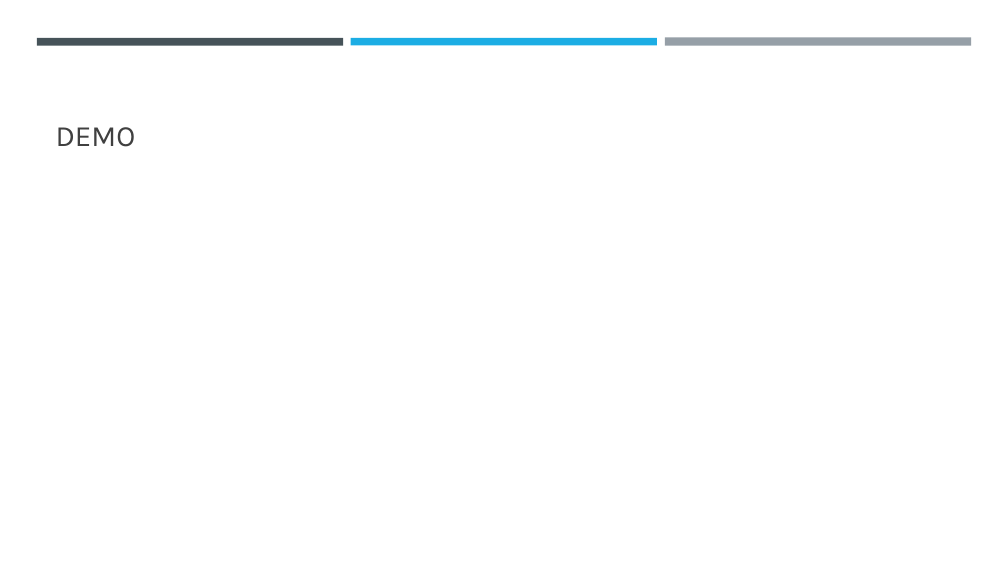
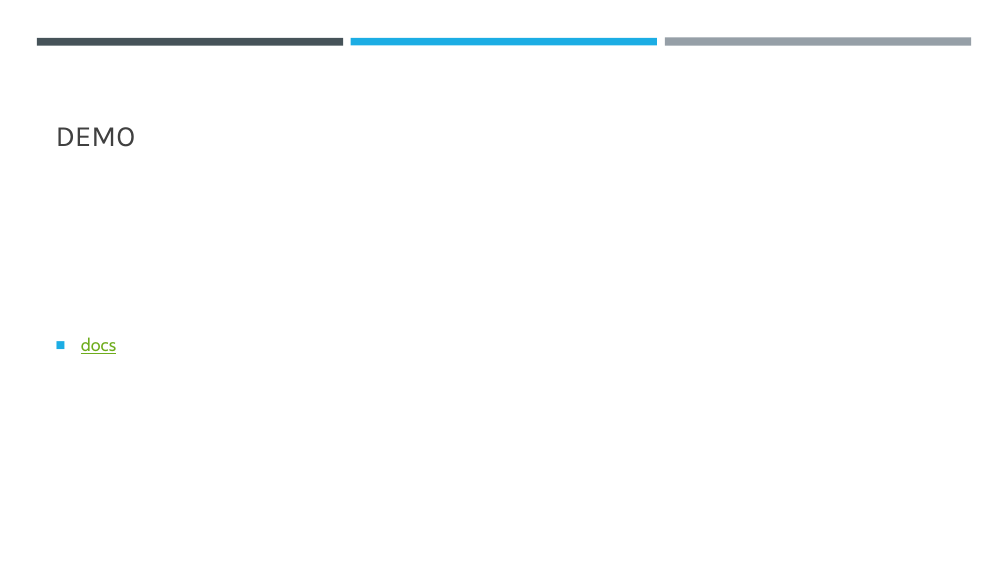
Before and after one commit to RaulBurian/Enum, a slide deck: slide 6 of Enumerable, LINQ.pptx. Drawn at 1008x567 pixels with LibreOffice and Linux fonts; fonts in the diff are those of the drawing. Boxes give left, top, right and bottom in pixels: in the first picture for what was removed or moved away, otherwise in the second. Text is boxed around its words. In the diff, an @@ line names an element or a change of style, - is before the commit and + after.

Commit message:
add

```diff
--- a/Enumerable, LINQ.pptx
+++ b/Enumerable, LINQ.pptx
@@ text added at [81,337,116,354], 17 pt, text #6EAC1C, underline @@
+■ docs
```
